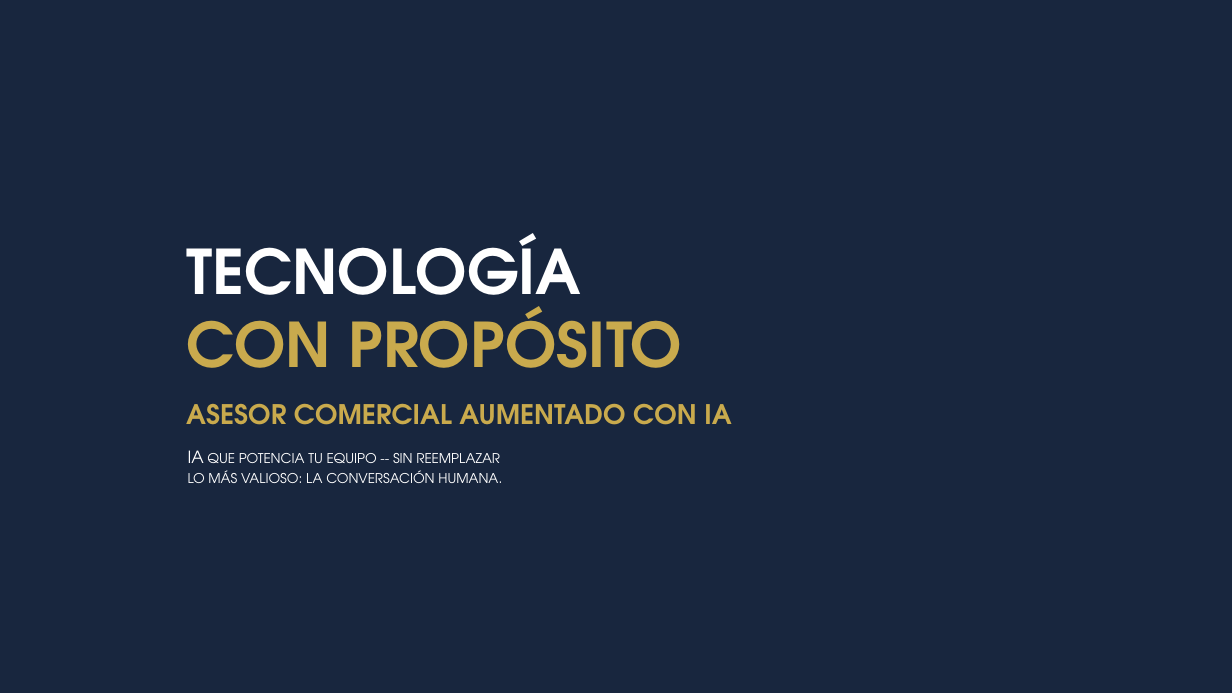
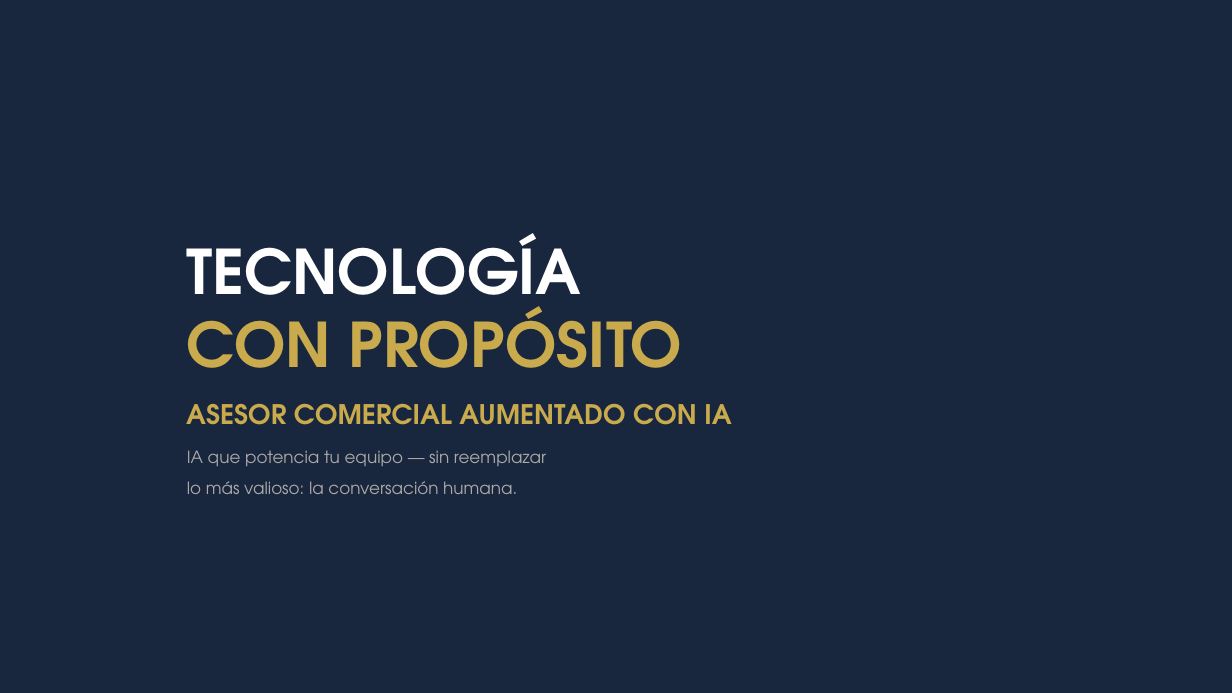
Before and after one commit to johnruedal96/capillas, a slide deck: slide 1 of Presentacion.pptx. Drawn at 1232x693 pixels with LibreOffice and Linux fonts; fonts in the diff are those of the drawing. Boxes give left, top, right and bottom in pixels: in the first picture for what was removed or moved away, otherwise in the second. Text is boxed around its words. In the diff, an @@ line names an element or a change of style, - is before the commit and + after.

```diff
--- a/Presentacion.pptx
+++ b/Presentacion.pptx
@@ text at bbox=[187, 450, 546, 494]: text changed; text colour gradient #FFFFFF to #BFBFBF to #ACA9A7 @@
-IA que potencia tu equipo -- sin reemplazar
-lo más valioso: la conversación humana.
+IA que potencia tu equipo — sin reemplazar
+lo más valioso: la conversación humana.
```
Also in this commit, not shown: 1 other slide changed, 10 slides added, 1 other file.
